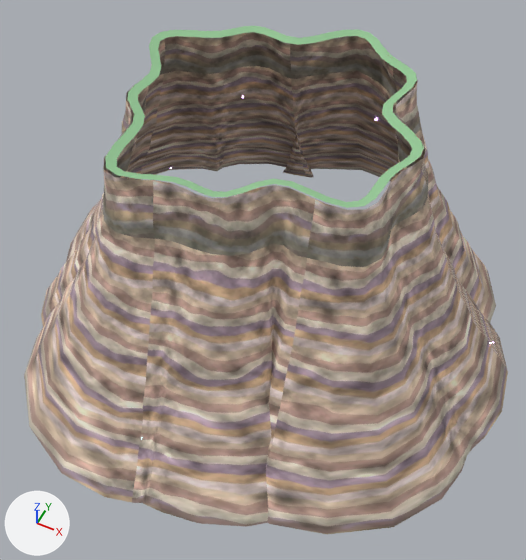
What one commit did to the glTF model data/world/near/CliffWall_stack_10.glb.
Camera for both pictures: a 50 mm lens placed at (155.0, -318.0, 419.0), pointed at (9.0, -26.0, 54.0). Every picture has the same lights, and +X, +Y and +Z are marked at lower left. The first picture is the older version. Where no turn or scale is listed for an object, it has been applied to the vertices.

In view in the first picture: 'CliffWall_stack_10-lip0', 'CliffWall_stack_10-rock0'.
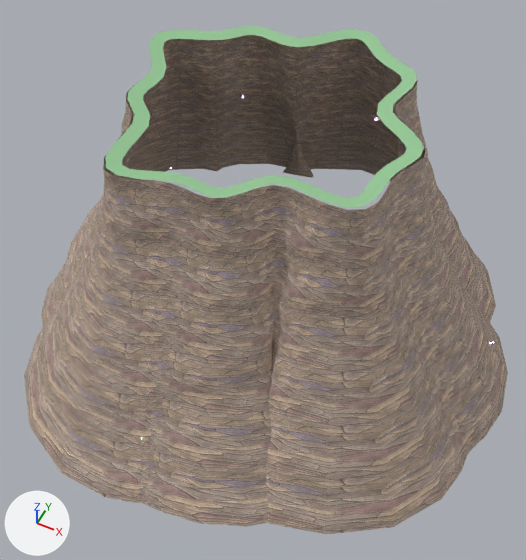
The change, as a diff of the scene's bpy script:
```diff
--- a/data/world/near/CliffWall_stack_10.glb.py
+++ b/data/world/near/CliffWall_stack_10.glb.py
@@ img_rock2_n @@
+img_rock2_n = load_image('rock2-n', '_unpacked/rock2-n', 1024, 1024, 'Non-Color')
@@ img_rock2 @@
+img_rock2 = load_image('rock2', '_unpacked/rock2', 1024, 1024, 'sRGB')
@@ mat_rock @@
 n0 = _N.new('ShaderNodeBsdfPrincipled'); n0.name = 'Principled BSDF'
 n2 = _N.new('ShaderNodeTexImage'); n2.name = 'Image Texture'
-n2.image = img_rock
+n2.image = img_rock2
+n3 = _N.new('ShaderNodeNormalMap'); n3.name = 'Normal Map'
+n3.uv_map = 'UVMap'
+n4 = _N.new('ShaderNodeTexImage'); n4.name = 'Image Texture.001'
+n4.image = img_rock2_n
 _L.new(n0.outputs[0], n1.inputs[0])  # 'BSDF' to 'Surface'
 _L.new(n2.outputs[0], n0.inputs[0])  # 'Color' to 'Base Color'
+_L.new(n3.outputs[0], n0.inputs[5])  # 'Normal' to 'Normal'
+_L.new(n4.outputs[0], n3.inputs[1])  # 'Color' to 'Color'
@@ me_cliffwall_stack_10_lip0 @@
 me_cliffwall_stack_10_lip0.from_pydata(...)  # 140 vertices, 140 faces; spans x -95.0..95.0, y -95.0..95.0, z -1.0..1.0
 # used by ob_cliffwall_stack_10_lip0; location = (-2.7, 2.3, 175.1)
+# me_cliffwall_stack_10_lip0 part 1: 70 of 140 vertices moved; they spanned x -90.0..90.0, y -89.0..89.0, z -1.0 and now span x -87.0..87.0, y -86.0..86.0, z -1.0; mean shift (0.0, 0.0, 0.0); largest move (89.0, -5.0, -1.0) -> (86.0, -6.0, -1.0)
 me_cliffwall_stack_10_lip0.materials.append(mat_moss)
@@ me_cliffwall_stack_10_rock0 @@
 me_cliffwall_stack_10_rock0.from_pydata(...)  # 1890 vertices, 3640 faces; spans x -184.0..184.0, y -184.0..184.0, z -94.0..94.0
 # used by ob_cliffwall_stack_10_rock0; location = (-2.5, 3.4, 81.8)
+# me_cliffwall_stack_10_rock0 part 2: texture (UV) coordinates of 3640 of 3640 faces, centred in x -180.0..181.0, y -182.0..181.0, z -91.0..91.0, changed; they spanned u 0.0..7.05, v 0.08..1.21 and now span u 0.0..21.14, v 0.0..6.25
 me_cliffwall_stack_10_rock0.materials.append(mat_rock)
```

Pixel boxes [x1, y1, x2, y2] of what changed, in the pictures (526 x 560 px; the box of a moved part takes in the faces that stretch with it):
'CliffWall_stack_10-rock0', surface changed: [24, 35, 507, 534] in both
part 1 of me_cliffwall_stack_10_lip0, moved or reshaped: [107, 29, 424, 208] in both
